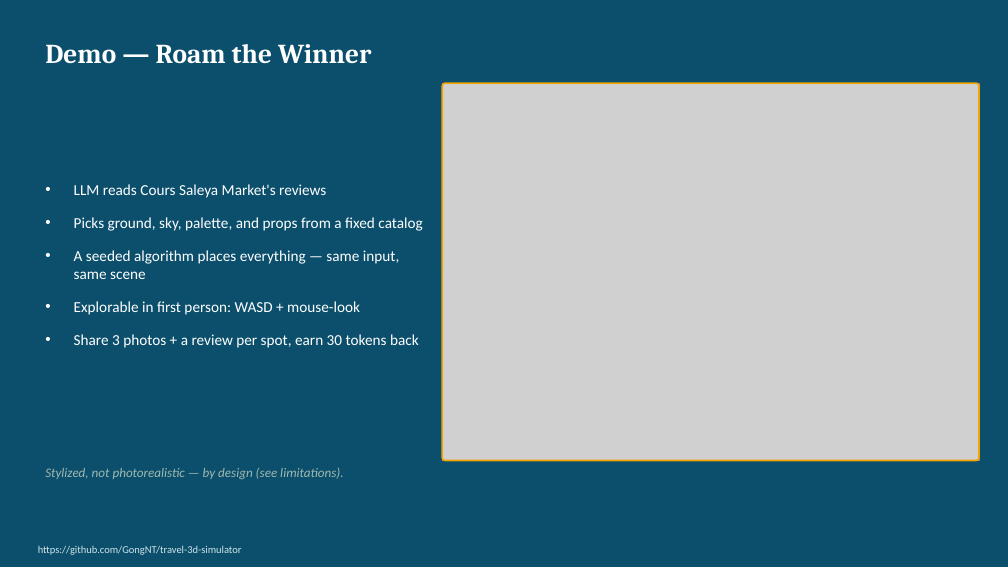
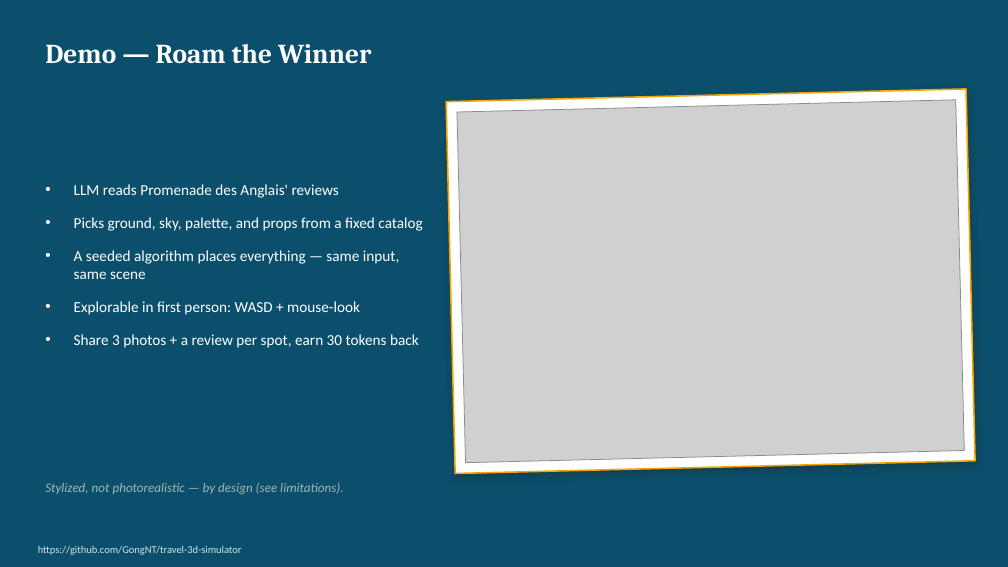
Before and after one commit to GongNT/travel-3d-simulator, a slide deck: slide 5 of report/Final_Presentation.pptx. Drawn at 1008x567 pixels with LibreOffice and Linux fonts; fonts in the diff are those of the drawing; grey boxes stand for pictures. Boxes give left, top, right and bottom in pixels: in the first picture for what was removed or moved away, otherwise in the second. Text is boxed around its words. In the diff, an @@ line names an element or a change of style, - is before the commit and + after.

Commit message:
Reconcile report and deck with recaptured screenshots and fix overlaps
Recaptured screenshots after the token pricing update show Promenade des Anglais as the top-ranked example instead of Cours Saleya Market; updates every caption and prose reference in the report and deck to match. Also fixes several title/body text overlaps and stale content introduced when the deck was reformatted in Google Slides.

```diff
--- a/report/Final_Presentation.pptx
+++ b/report/Final_Presentation.pptx
@@ rounded rectangle removed at (442, 83, 979, 461) @@
@@ rectangle added at (446, 89, 975, 474), fill #FFFFFF, outline #F4A300 1.5 pt @@
@@ picture at (457, 100, 965, 463): rotation 0 to 358 degrees @@
@@ text at (74, 184, 339, 198): text changed @@
-• LLM reads Cours Saleya Market's reviews
+• LLM reads Promenade des Anglais' reviews
@@ text "Stylized, not photorealistic — by ...": place and size @@
-text "Stylized, not photorealistic — by ..." at (45, 468, 343, 479)
+text "Stylized, not photorealistic — by ..." at (45, 483, 343, 494)
```
Also in this commit, not shown: 9 other slides changed, 8 other files.
